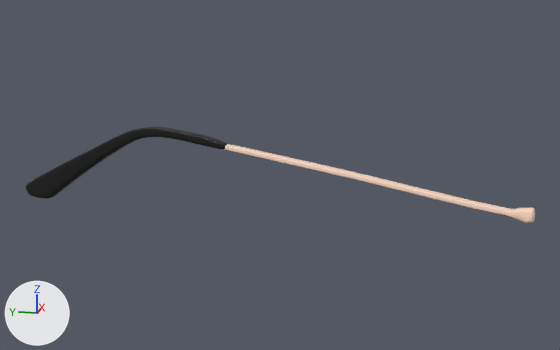
The OBJ model app/src/main/assets/models/glasses/glasses_10_temple_left.obj as it was, and as the next commit left it.
Both versions are drawn from a camera (50 mm lens) standing at (-0.0135, 0.0102, 0.0352) and looking at (0.083, 0.0294, 0.0111). Every picture has the same lights, and +X, +Y and +Z are marked at lower left. Where no turn or scale is listed for an object, it has been applied to the vertices.
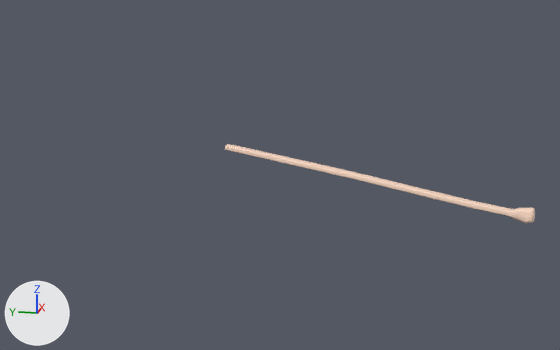
The newer file is also turned or shifted as a whole; pictures and numbers use the older file's frame.

The change, as a diff of the scene's bpy script:
```diff
--- a/app/src/main/assets/models/glasses/glasses_10_temple_left.obj.py
+++ b/app/src/main/assets/models/glasses/glasses_10_temple_left.obj.py
@@ ob_cube_010 @@
-ob_cube_010 = bpy.data.objects.new('Cube.010', me_cube_010)
-ob_cube_010.location = (0.0, 0.0, 0.0)
```

Location of each change, [x1, y1, x2, y2] in pixels of the pictures (560 x 350 px):
'Cube.010', deleted (black)
    before: [26, 127, 227, 198]
